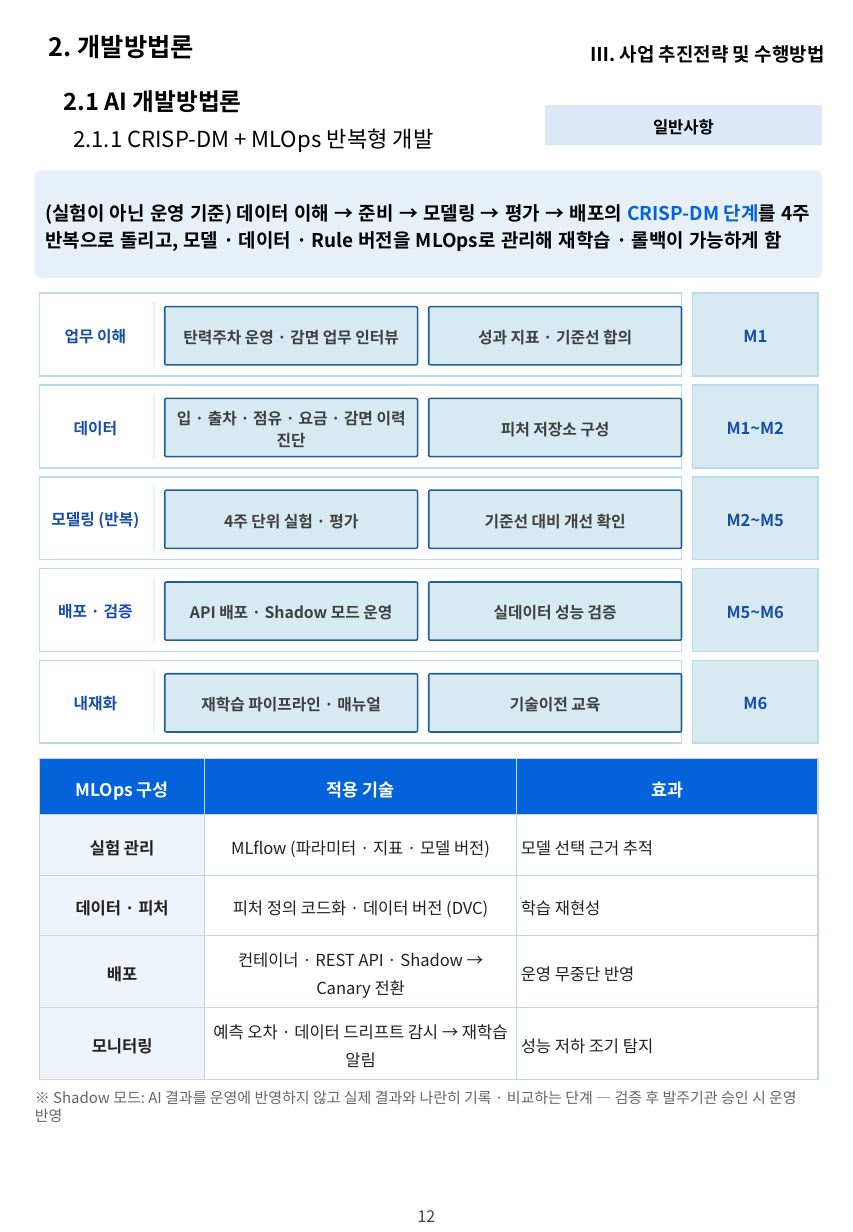
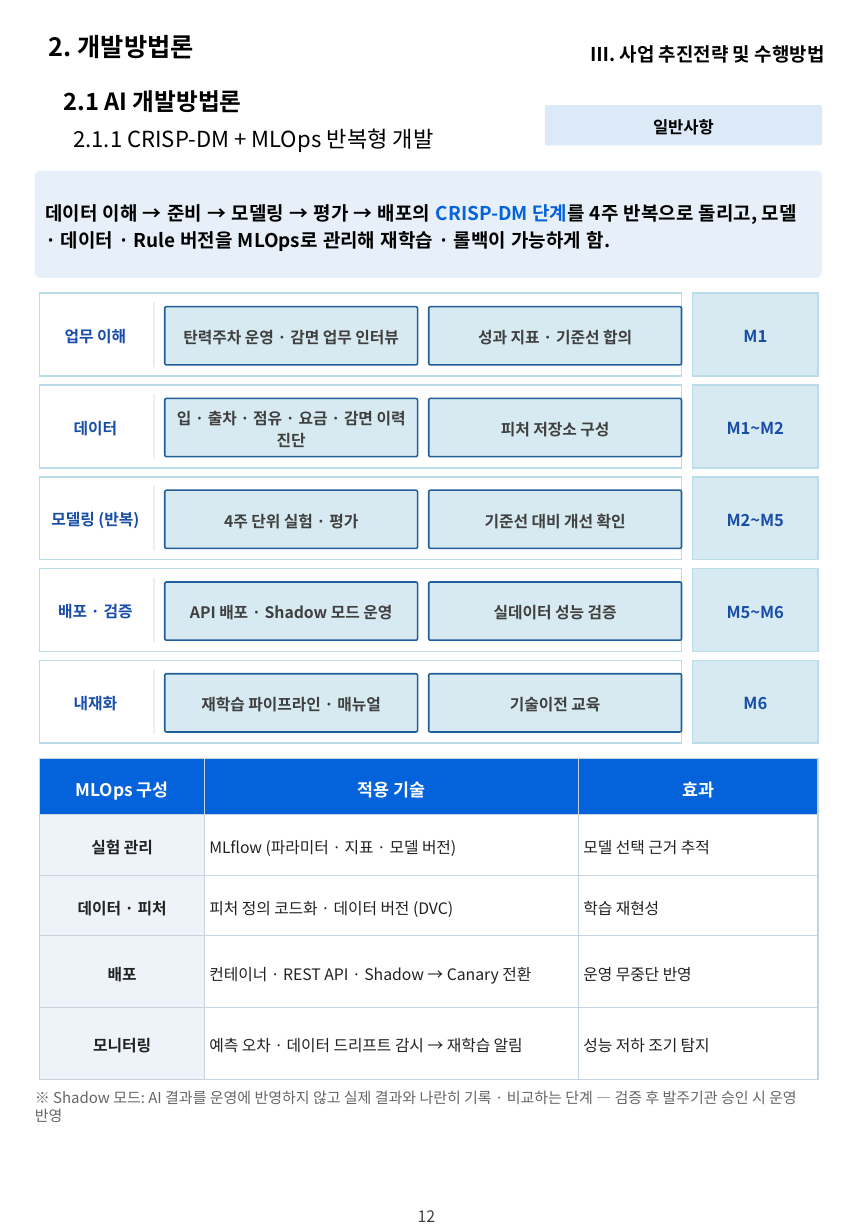
Before and after one commit to hwangsteeve-tech/hbjw, a slide deck: slide 12 of proposals/2026-11_dsit-parking-ai/dsit_proposal.pptx. Drawn at 853x1232 pixels with LibreOffice and Linux fonts; fonts in the diff are those of the drawing; background and template pictures are left out. Boxes give left, top, right and bottom in pixels: in the first picture for what was removed or moved away, otherwise in the second. Text is boxed around its words. In the diff, an @@ line names an element or a change of style, - is before the commit and + after.

```diff
--- a/proposals/2026-11_dsit-parking-ai/dsit_proposal.pptx
+++ b/proposals/2026-11_dsit-parking-ai/dsit_proposal.pptx
@@ text in rounded rectangle at box(45, 204, 797, 251): text changed @@
-(실험이 아닌 운영 기준) 데이터 이해 → 준비 → 모델링 → 평가 → 배포의 CRISP-DM 단계를 4주 반복으로 돌리고, 모델 · 데이터 · Rule 버전을 MLOps로 관리해 재학습 · 롤백이 가능하게 함
+데이터 이해 → 준비 → 모델링 → 평가 → 배포의 CRISP-DM 단계를 4주 반복으로 돌리고, 모델 · 데이터 · Rule 버전을 MLOps로 관리해 재학습 · 롤백이 가능하게 함.
@@ table at box(40, 759, 818, 1079) @@
@@ size 10.5 to 10 pt @@
@@ alignment centre to left @@
```
Also in this commit, not shown: 28 other slides changed, 3 other files.
